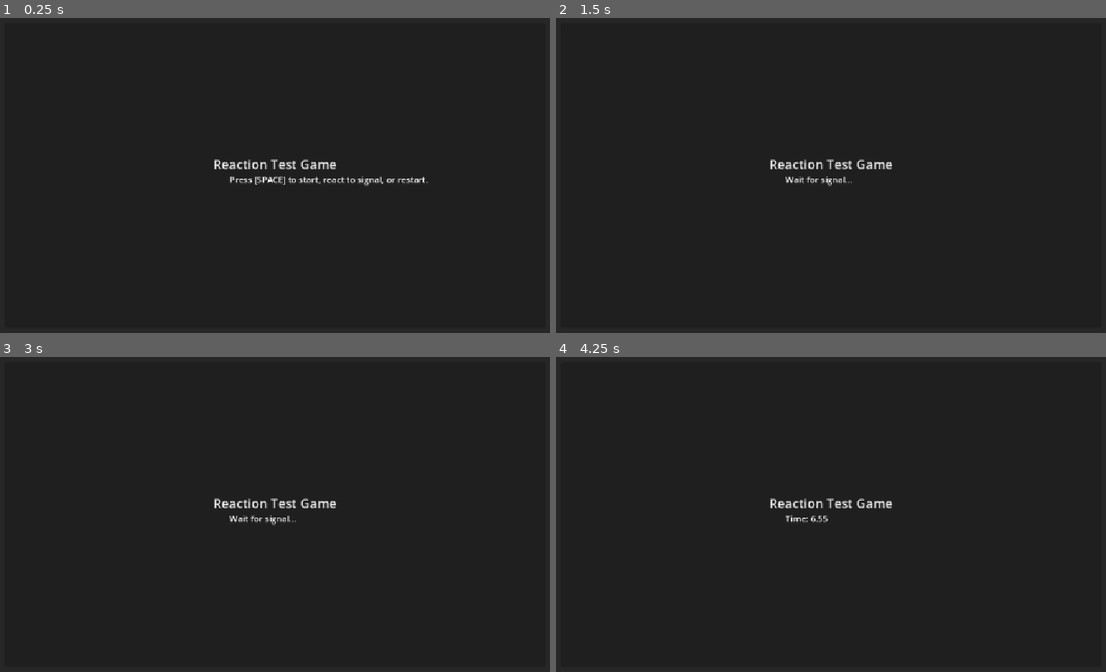
Above: before the commit, frames 1-4 (two rows, left to right).
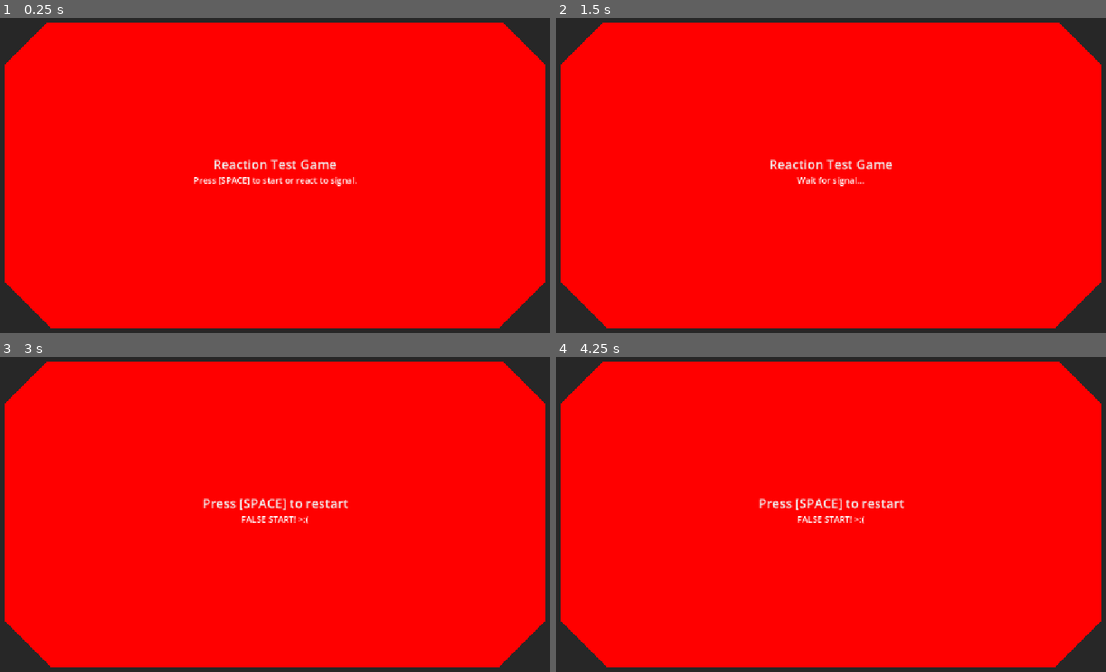
Above: after the commit, the same moments.

Repository: ArifD2286/Reaction-Time-game
Game: Godot game, scene res://Game.tscn
The game is run twice, just before and just after one commit, with the same random seed, the same clock (stepped at 60 frames per second) and the same inputs.
Inputs (mouse positions are in pixels of both pictures, inside the frame that each line leads up to):
- Up to frame 1 (0.25 s): no input
- Up to frame 2 (1.5 s): tap Space at 0.5 s; move the mouse to (968, 156) at 0.52 s; hold Right 0.53-1.28 s; hold Enter (ui_accept) 0.53-1.28 s; click (968, 156) at 0.67 s; move the mouse to (710, 194) at 1.27 s; hold Down from 1.28 s (still down); tap Alt at 1.35 s
- Up to frame 3 (3 s): tap Enter (ui_accept) at 1.52, 1.55, 1.82, 2.85 s; tap Space at 2 s; move the mouse to (335, 438) at 2.02 s; release Down at 2.03 s; hold Right 2.03-2.78 s; hold Enter (ui_accept) 2.03-2.78 s; tap Shift at 2.1 s; move the mouse to (242, 583) at 2.77 s; hold Up from 2.78 s (still down); click (242, 583) at 2.92 s
- Up to frame 4 (4.25 s): tap Enter (ui_accept) at 3.02, 3.32, 3.5 s; move the mouse to (1018, 568) at 3.52 s; release Up at 3.53 s; hold Left from 3.53 s (still down); hold Enter (ui_accept) from 3.53 s (still down); tap Alt at 3.6 s

The runs differ from the first frame. In frame 1, 93% of the frame differs, in the area x 0-100%, y 1-99%; in frame 2, 93%; in frame 3, 93%; in frame 4, 93%.
Error before the commit: Invalid assignment of property or key 'color' with value of type 'Color' on a base object of type 'Panel'. (res://Game.gd:15)

Commit message:
Update
Changes:
- Audio feedback
- Reaction time measured in ticks
- UI alignment
- Punishment: False start

Diff:
--- a/reaction-time-game (godot)/Game.gd
+++ b/reaction-time-game (godot)/Game.gd
@@ -1,9 +1,13 @@
 # [# -- (name) --] will be used to label sectors of the code
 extends Control
-@onready var panel = $Panel
+@onready var color_signal = $ColorSignal
 @onready var action_label = $ActionLabel
 @onready var time = $Time
-@onready var sound = $AudioStreamPlayer
+@onready var start_sound = $FartSound
+@onready var bad_time_sound = $VineBoomSound
+@onready var good_time_sound = $WowSound
+@onready var game_name_label = $GameNameLabel
+
 
 var reaction_time = 0
 var game_start = false
@@ -11,8 +15,9 @@
 var permission_to_react = false
 
 func _ready():
-	action_label.text = "Press [SPACE] to start, react to signal, or restart."
-	panel.color = Color.RED
+	action_label.text = "Press [SPACE] to start or react to signal."
+	color_signal.color = Color.RED
+	time.one_shot = true
 
 
 # -- Start and restart game --
@@ -22,6 +27,21 @@
 			restart_game()
 		elif not game_start:
 			start_game()
+		elif game_start:
+			if permission_to_react:
+				var reaction_duration = Time.get_ticks_usec() - reaction_time
+				# [get_ticks_usec()] takes a more detailed time, instead of only seconds it counts in ticks which is 1000000 faster than sec so we need to
+				action_label.text = "Time: " + str(reaction_duration / 1000000.0) + " sec"
+				var reaction_seconds = reaction_duration / 1000000.0
+				if reaction_seconds <= 0.45:
+					good_time_sound.play()
+				else:
+					bad_time_sound.play()
+			else:
+				action_label.text = "FALSE START! >:("
+				bad_time_sound.play()
+				time.stop()
+			game_over()
 
 
 # -- Start game functions --
@@ -31,40 +51,29 @@
 	permission_to_react = false
 	action_label.text = "Wait for signal..."
 
-
-
 # -- Random waiting time for signal --
 	var waiting_time = randf_range(1.0, 4.0)
 	reaction_time = Time.get_ticks_usec()
 	time.wait_time = waiting_time
 	time.start()
 
-
 # -- Restart game functions --
 func restart_game():
 	get_tree().reload_current_scene()
-
 
 # -- Game over functions --
 func game_over():
 	game_start = false
 	is_game_over = true
-	action_label.text = "Press [SPACE] to restart."
+	game_name_label.text = "Press [SPACE] to restart"
 
+# -- Change color signal from default (red) to green --
+func change_color_to_green():
+	color_signal.color = Color.WEB_GREEN
 
-# -- Change panel colour from default (red) to green --
-func change_color_to_green():
-	panel.color = Color.WEB_GREEN
-
-
-# -- After random wait time finish --
+# -- After random wait time finishes --
 func _on_time_timeout():
 	change_color_to_green()
-	sound.play()
+	start_sound.play()
+	permission_to_react = true
 	reaction_time = Time.get_ticks_usec()
-	permission_to_react = true
-	if permission_to_react == true and Input.is_action_pressed("ui_accept"):
-		action_label.text = "Time: " + str(reaction_time / 1000000.0)
-	elif permission_to_react == false and Input.is_action_pressed("ui_accept"):
-		action_label.text = "FALSE START >:("
-		is_game_over = true
--- a/reaction-time-game (godot)/Game.tscn
+++ b/reaction-time-game (godot)/Game.tscn
@@ -1,6 +1,9 @@
 [gd_scene format=3 uid="uid://73adjddurq77"]
 
 [ext_resource type="Script" uid="uid://cgy75lwkq3abp" path="res://Game.gd" id="1_wbfu4"]
+[ext_resource type="AudioStream" uid="uid://bhso57lxjstl5" path="res://dry-fart (edited).mp3" id="2_xkndl"]
+[ext_resource type="AudioStream" uid="uid://blid5mk76ly7b" path="res://anime-wow-sound-effect.mp3" id="3_sb48q"]
+[ext_resource type="AudioStream" uid="uid://qn61ei1r4ol" path="res://vine-boom (1).mp3" id="4_t88pq"]
 
 [node name="Control" type="Control" unique_id=1500166762]
 layout_mode = 3
@@ -9,6 +12,8 @@
 anchor_bottom = 1.0
 grow_horizontal = 2
 grow_vertical = 2
+size_flags_horizontal = 4
+size_flags_vertical = 4
 script = ExtResource("1_wbfu4")
 
 [node name="ColorRect" type="ColorRect" parent="." unique_id=1977216410]
@@ -17,33 +22,91 @@
 offset_bottom = 648.0
 color = Color(0.15294118, 0.15294118, 0.15294118, 1)
 
-[node name="Panel" type="Panel" parent="." unique_id=1559683260]
+[node name="ColorSignal" type="ColorRect" parent="." unique_id=2066756256]
 layout_mode = 0
 offset_left = 72.0
 offset_top = 40.0
 offset_right = 1080.0
 offset_bottom = 608.0
+color = Color(0.75, 0, 0, 1)
+
+[node name="SideCover1" type="ColorRect" parent="." unique_id=1857786668]
+layout_mode = 0
+offset_left = 45.0
+offset_top = 495.0
+offset_right = 237.0
+offset_bottom = 559.0
+rotation = 0.78648514
+color = Color(0.15294118, 0.15294118, 0.15294118, 1)
+
+[node name="SideCover2" type="ColorRect" parent="." unique_id=2064411530]
+layout_mode = 0
+offset_top = 100.0
+offset_right = 192.0
+offset_bottom = 164.0
+rotation = -0.7856057
+color = Color(0.15294118, 0.15294118, 0.15294118, 1)
+
+[node name="SideCover3" type="ColorRect" parent="." unique_id=761336036]
+layout_mode = 0
+offset_left = 971.00024
+offset_top = 630.99976
+offset_right = 1163.0
+offset_bottom = 694.99976
+rotation = -0.78679436
+color = Color(0.15294118, 0.15294118, 0.15294118, 1)
+
+[node name="SideCover4" type="ColorRect" parent="." unique_id=526289108]
+layout_mode = 0
+offset_left = 1017.0001
+offset_top = -36.0
+offset_right = 1209.0
+offset_bottom = 28.0
+rotation = 0.78707767
+color = Color(0.15294118, 0.15294118, 0.15294118, 1)
 
 [node name="GameNameLabel" type="Label" parent="." unique_id=2073909501]
-layout_mode = 0
-offset_left = 461.0
-offset_top = 286.0
-offset_right = 691.0
-offset_bottom = 320.0
+layout_mode = 1
+anchors_preset = 8
+anchor_left = 0.5
+anchor_top = 0.5
+anchor_right = 0.5
+anchor_bottom = 0.5
+offset_left = -115.0
+offset_top = -38.0
+offset_right = 115.0
+offset_bottom = -4.0
+grow_horizontal = 2
+grow_vertical = 2
 theme_override_colors/font_color = Color(0.9411765, 0.9411765, 0.9411765, 1)
 theme_override_font_sizes/font_size = 24
 text = "Reaction Test Game"
 
 [node name="ActionLabel" type="Label" parent="." unique_id=2128866796]
-layout_mode = 0
-offset_left = 491.0
-offset_top = 320.0
-offset_right = 661.0
-offset_bottom = 343.0
+layout_mode = 1
+anchors_preset = 8
+anchor_left = 0.5
+anchor_top = 0.5
+anchor_right = 0.5
+anchor_bottom = 0.5
+offset_left = -85.0
+offset_top = -3.5
+offset_right = 85.0
+offset_bottom = 19.5
+grow_horizontal = 2
+grow_vertical = 2
 text = "Press [SPACE] to start."
+horizontal_alignment = 1
 
 [node name="Time" type="Timer" parent="." unique_id=572737380]
 
-[node name="AudioStreamPlayer" type="AudioStreamPlayer" parent="." unique_id=790093483]
+[node name="FartSound" type="AudioStreamPlayer" parent="." unique_id=1664560495]
+stream = ExtResource("2_xkndl")
+
+[node name="WowSound" type="AudioStreamPlayer" parent="." unique_id=790093483]
+stream = ExtResource("3_sb48q")
+
+[node name="VineBoomSound" type="AudioStreamPlayer" parent="." unique_id=29742130]
+stream = ExtResource("4_t88pq")
 
 [connection signal="timeout" from="Time" to="." method="_on_time_timeout"]
Not shown, added: reaction-time-game (godot)/anime-wow-sound-effect.mp3.import
Not shown, added: reaction-time-game (godot)/dry-fart (edited).mp3.import
Not shown, added: reaction-time-game (godot)/dry-fart.mp3.import
Not shown, added: reaction-time-game (godot)/vine-boom (1).mp3.import
Not shown, added: reaction-time-game (godot)/.DS_Store
Not shown, added: reaction-time-game (godot)/anime-wow-sound-effect.mp3
Not shown, added: reaction-time-game (godot)/dry-fart (edited).mp3
Not shown, added: reaction-time-game (godot)/dry-fart.mp3
Not shown, added: reaction-time-game (godot)/vine-boom (1).mp3
